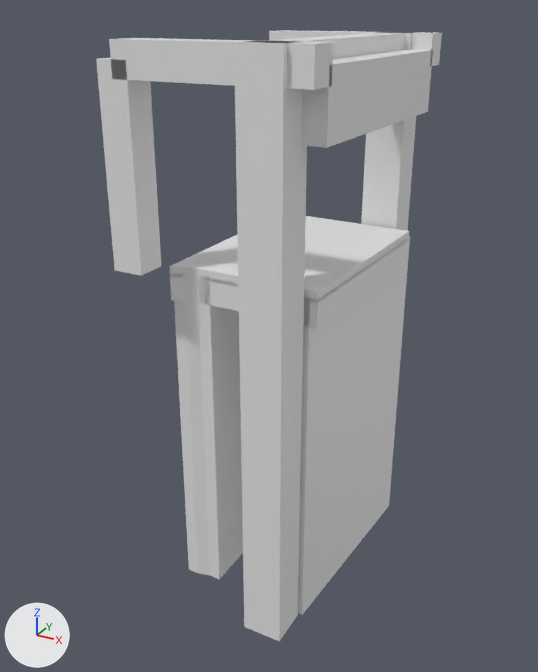
The glTF model models/heerhugowaard/heerhugowaard-brug-725a634a/heerhugowaard-brug-725a634a.glb as it was, and as the next commit left it.
Before and after are seen from a camera (50 mm lens) standing at (9.52, -19.44, 7.12) and looking at (-0.81, -0.66, -2.27). The axes (+X, +Y, +Z) are drawn at lower left. The lights are the same throughout. The picture after the commit comes second.

In view in the first picture: 'building:balans', 'building:balans 2', 'building:contragewicht', 'building:hamei', 'building:hamei 2', 'building:hangstang 2', 'building:portaal', 'road:dek', 'road:inrit', 'road:landhoofd (aangenomen)', 'road:landhoofd (aangenomen) 2'.
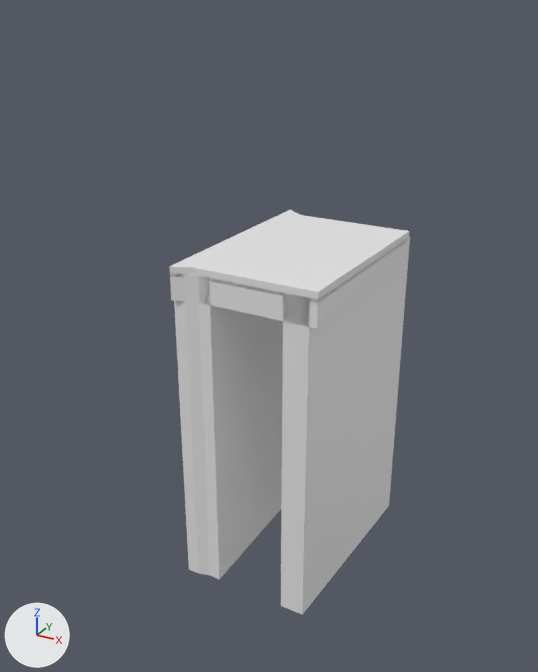
Location of each change, (x1, y1, x2, y2) in pixels of the pictures (538 x 672 px):
'building:hamei 2', deleted
    before: (234, 40, 309, 641)
'building:hangstang 2', deleted
    before: (96, 58, 162, 276)
'building:contragewicht', deleted
    before: (301, 50, 433, 148)
'building:balans 2', deleted
    before: (109, 38, 333, 90)
'building:hamei', deleted
    before: (361, 32, 417, 231)
'building:portaal', deleted
    before: (262, 33, 405, 59)
'building:balans', deleted
    before: (269, 30, 442, 66)

The change, as a list of edits to the scene's bpy script:
```text
Remove ob_building_hamei:
    ob_building_hamei = bpy.data.objects.new('building:hamei', me_hamei)
    ob_building_hamei.location = (0.0, 0.0, 0.0)
Remove ob_building_hamei_2:
    ob_building_hamei_2 = bpy.data.objects.new('building:hamei 2', me_hamei_2)
    ob_building_hamei_2.location = (0.0, 0.0, 0.0)
Remove ob_building_portaal:
    ob_building_portaal = bpy.data.objects.new('building:portaal', me_portaal)
    ob_building_portaal.location = (0.0, 0.0, 0.0)
Remove ob_building_balans:
    ob_building_balans = bpy.data.objects.new('building:balans', me_balans)
    ob_building_balans.location = (0.0, 0.0, 0.0)
Remove ob_building_balans_2:
    ob_building_balans_2 = bpy.data.objects.new('building:balans 2', me_balans_2)
    ob_building_balans_2.location = (0.0, 0.0, 0.0)
Remove ob_building_hangstang_2:
    ob_building_hangstang_2 = bpy.data.objects.new('building:hangstang 2', me_hangstang_2)
    ob_building_hangstang_2.location = (0.0, 0.0, 0.0)
Remove ob_building_contragewicht:
    ob_building_contragewicht = bpy.data.objects.new('building:contragewicht', me_contragewicht)
    ob_building_contragewicht.location = (0.0, 0.0, 0.0)
```
